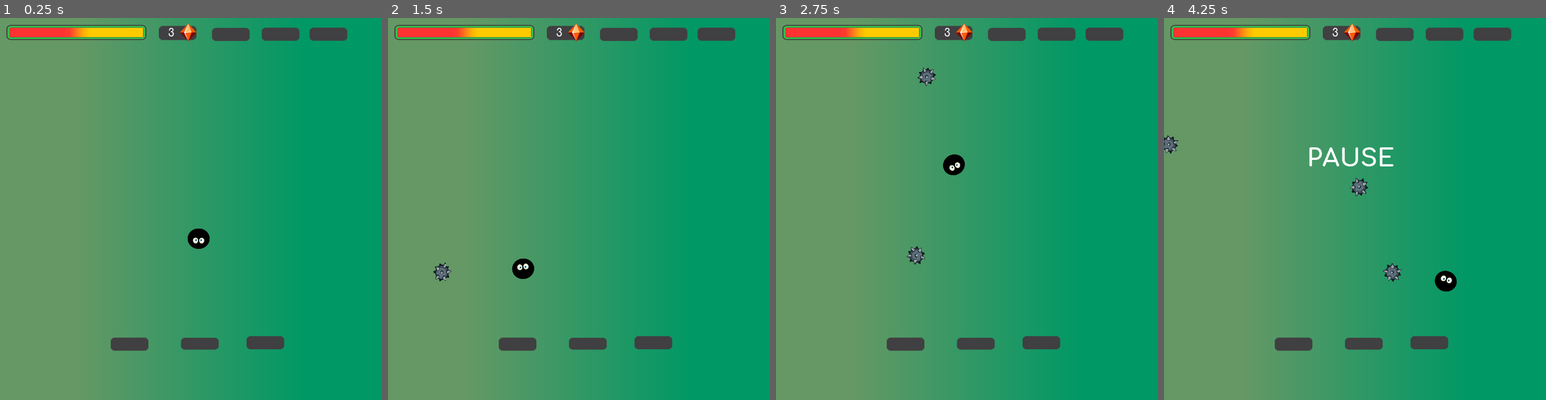
Above: before the commit, frames 1-4 (left to right).
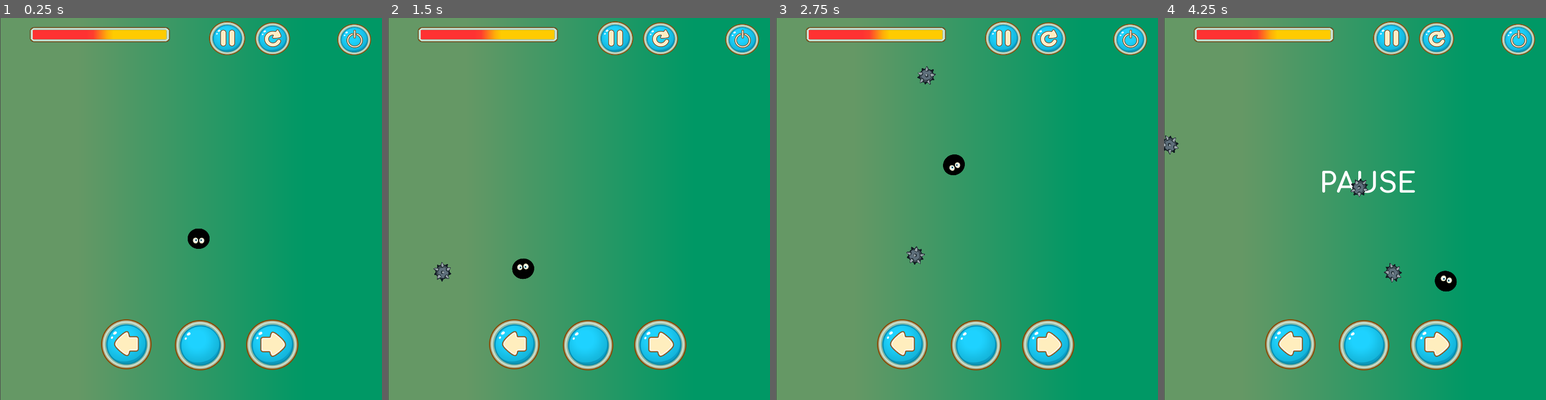
Above: after the commit, the same moments.

Repository: Rahisbel/Battle-Snake
Game: Godot game, scene res://Escenas/Main.tscn
The game is run twice, just before and just after one commit, with the same random seed, the same clock (stepped at 60 frames per second) and the same inputs. This scene is started directly instead of the project's main scene.
Inputs:
- Up to frame 1 (0.25 s): no input
- Up to frame 2 (1.5 s): hold Right (ui_right) 0.53-1.28 s; hold Z (back) from 1.28 s (still down)
- Up to frame 3 (2.75 s): release Z (back) at 2.03 s; hold Right (ui_right) from 2.03 s (still down)
- Up to frame 4 (4.25 s): release Right (ui_right) at 2.78 s; hold Up (ui_up) 2.78-3.53 s; hold Left (ui_left) from 3.53 s (still down); tap Space (pause) at 4.15 s

The runs differ from the first frame. In frame 1, 8.5% of the frame differs, in the area x 0-98%, y 0-100%; in frame 2, 8.6%; in frame 3, 8.7%; in frame 4, 9.7%.

Commit message:
barra terminada

Diff:
--- a/Escenas/Disparo.tscn
+++ b/Escenas/Disparo.tscn
@@ -18,6 +18,7 @@
 
 [node name="Disparo" type="RigidBody2D"]
 position = Vector2( 499.126, 280.228 )
+collision_mask = 0
 mass = 0.00102041
 gravity_scale = 0.0
 script = ExtResource( 1 )
@@ -34,7 +35,7 @@
 scale = Vector2( 0.306424, 0.319937 )
 frames = SubResource( 2 )
 animation = "bala"
-frame = 1
+frame = 2
 speed_scale = 2.0
 playing = true
 __meta__ = {
--- a/Escenas/Enemigo.tscn
+++ b/Escenas/Enemigo.tscn
@@ -17,7 +17,7 @@
 radius = 18.6905
 
 [node name="Enemigo" type="RigidBody2D"]
-collision_mask = 0
+collision_layer = 2
 gravity_scale = 0.0
 continuous_cd = 2
 contacts_reported = 1
@@ -31,7 +31,7 @@
 scale = Vector2( 0.102875, 0.110884 )
 frames = SubResource( 1 )
 animation = "1"
-frame = 1
+frame = 2
 speed_scale = 3.0
 playing = true
 flip_h = true
@@ -41,4 +41,6 @@
 rotation = 1.5708
 shape = SubResource( 2 )
 
+[node name="VisibilityNotifier2D" type="VisibilityNotifier2D" parent="."]
+
 [connection signal="body_entered" from="." to="." method="_on_Enemigo_body_entered"]
--- a/Escenas/GUI.tscn
+++ b/Escenas/GUI.tscn
@@ -14,23 +14,19 @@
 font_data = ExtResource( 6 )
 
 [node name="GUI" type="MarginContainer"]
-anchor_left = 0.08
-anchor_top = 0.019
-anchor_right = 0.08
-anchor_bottom = 0.019
-margin_left = -40.0
-margin_top = -0.300001
-margin_right = 227.0
-margin_bottom = 30.0
+margin_left = 64.0
+margin_top = 8.0
+margin_right = 286.0
+margin_bottom = 37.0
 script = ExtResource( 1 )
 
 [node name="HBoxContainer" type="HBoxContainer" parent="."]
-margin_right = 367.0
-margin_bottom = 40.0
+margin_right = 263.0
+margin_bottom = 37.0
 
 [node name="barras" type="VBoxContainer" parent="HBoxContainer"]
 margin_right = 263.0
-margin_bottom = 40.0
+margin_bottom = 37.0
 
 [node name="barra" type="HBoxContainer" parent="HBoxContainer/barras"]
 margin_right = 263.0
@@ -39,7 +35,7 @@
 [node name="contador" type="MarginContainer" parent="HBoxContainer/barras/barra"]
 visible = false
 margin_right = 89.81
-margin_bottom = 53.0
+margin_bottom = 40.0
 rect_min_size = Vector2( 89.81, 40 )
 
 [node name="progreso" type="TextureProgress" parent="HBoxContainer/barras/barra"]
@@ -50,21 +46,24 @@
 texture_progress = ExtResource( 3 )
 
 [node name="contadores" type="HBoxContainer" parent="HBoxContainer"]
+visible = false
 margin_left = 267.0
-margin_right = 367.0
-margin_bottom = 40.0
+margin_right = 267.0
+margin_bottom = 37.0
 
 [node name="contador" type="MarginContainer" parent="HBoxContainer/contadores"]
-margin_right = 100.0
-margin_bottom = 40.0
+visible = false
+margin_bottom = 37.0
 
 [node name="fondo" type="NinePatchRect" parent="HBoxContainer/contadores/contador"]
+visible = false
 margin_right = 100.0
 margin_bottom = 40.0
 rect_min_size = Vector2( 100, 40 )
 texture = ExtResource( 4 )
 
 [node name="icono" type="TextureRect" parent="HBoxContainer/contadores/contador/fondo"]
+visible = false
 margin_left = 45.6534
 margin_top = -6.19028
 margin_right = 95.6534
@@ -73,6 +72,7 @@
 stretch_mode = 4
 
 [node name="numero" type="Label" parent="HBoxContainer/contadores/contador/fondo"]
+visible = false
 anchor_left = 0.5
 anchor_right = 0.5
 anchor_bottom = 1.0
--- a/Escenas/Jugador.tscn
+++ b/Escenas/Jugador.tscn
@@ -6,7 +6,7 @@
 [sub_resource type="SpriteFrames" id=1]
 animations = [ {
 "frames": [ ExtResource( 2 ) ],
-"loop": true,
+"loop": false,
 "name": "jug",
 "speed": 5.0
 } ]
@@ -16,7 +16,9 @@
 
 [node name="Jugador" type="Area2D"]
 position = Vector2( 429.838, 238.883 )
+input_pickable = false
 gravity = 0.0
+collision_mask = 6
 script = ExtResource( 1 )
 __meta__ = {
 "_edit_group_": true
--- a/Escenas/Main.tscn
+++ b/Escenas/Main.tscn
@@ -7,10 +7,15 @@
 [ext_resource path="res://Imagenes/fondoo.png" type="Texture" id=5]
 [ext_resource path="res://Escenas/GUI.tscn" type="PackedScene" id=6]
 [ext_resource path="res://Escenas/Jugador.tscn" type="PackedScene" id=7]
-[ext_resource path="res://Imagenes/label_HP_bg.png" type="Texture" id=8]
-[ext_resource path="res://Scripts/pausa.gd" type="Script" id=9]
-[ext_resource path="res://Escenas/MenuPausa.tscn" type="PackedScene" id=10]
-[ext_resource path="res://font/Comfortaa-Bold.ttf" type="DynamicFontData" id=11]
+[ext_resource path="res://Imagenes/left.png" type="Texture" id=8]
+[ext_resource path="res://Imagenes/round.png" type="Texture" id=9]
+[ext_resource path="res://Imagenes/right.png" type="Texture" id=10]
+[ext_resource path="res://Imagenes/pause.png" type="Texture" id=11]
+[ext_resource path="res://Scripts/pausa.gd" type="Script" id=12]
+[ext_resource path="res://Escenas/MenuPausa.tscn" type="PackedScene" id=13]
+[ext_resource path="res://font/Comfortaa-Bold.ttf" type="DynamicFontData" id=14]
+[ext_resource path="res://Imagenes/leiva.png" type="Texture" id=15]
+[ext_resource path="res://Imagenes/restart.png" type="Texture" id=16]
 
 [sub_resource type="Curve2D" id=1]
 _data = {
@@ -18,8 +23,8 @@
 }
 
 [sub_resource type="DynamicFont" id=2]
-size = 45
-font_data = ExtResource( 11 )
+size = 50
+font_data = ExtResource( 14 )
 
 [node name="Main" type="Node"]
 script = ExtResource( 1 )
@@ -28,13 +33,13 @@
 Cuerpo = ExtResource( 4 )
 
 [node name="Sprite" type="Sprite" parent="."]
-position = Vector2( 353.318, 350.959 )
+position = Vector2( 353.948, 351.59 )
 scale = Vector2( 1.00857, 1.02562 )
 texture = ExtResource( 5 )
 
 [node name="GUI" parent="." instance=ExtResource( 6 )]
-margin_left = -48.0
-margin_top = -5.0
+margin_left = 51.0
+margin_top = 12.0
 margin_right = 224.0
 margin_bottom = 31.0
 
@@ -63,51 +68,57 @@
 one_shot = true
 
 [node name="left" type="TouchScreenButton" parent="."]
-position = Vector2( 186.954, 579.671 )
+position = Vector2( 183.017, 550.603 )
+scale = Vector2( 0.751491, 0.744599 )
 normal = ExtResource( 8 )
 
 [node name="shots" type="TouchScreenButton" parent="."]
-position = Vector2( 315.705, 580.476 )
-scale = Vector2( 1, 0.907438 )
-normal = ExtResource( 8 )
+position = Vector2( 318.16, 552.167 )
+scale = Vector2( 0.751491, 0.747682 )
+normal = ExtResource( 9 )
 
 [node name="right" type="TouchScreenButton" parent="."]
-position = Vector2( 435.764, 577.055 )
-normal = ExtResource( 8 )
+position = Vector2( 448.535, 551.084 )
+scale = Vector2( 0.780123, 0.749546 )
+normal = ExtResource( 10 )
 
 [node name="pause" type="TouchScreenButton" parent="."]
 pause_mode = 2
-position = Vector2( 372.484, 12.0983 )
-normal = ExtResource( 8 )
+position = Vector2( 381.572, 5.28203 )
+scale = Vector2( 0.538483, 0.502981 )
+normal = ExtResource( 11 )
 
 [node name="pausa" type="Node" parent="."]
 pause_mode = 2
-script = ExtResource( 9 )
-MenuPausa = ExtResource( 10 )
+editor/display_folded = true
+script = ExtResource( 12 )
+MenuPausa = ExtResource( 13 )
 
 [node name="Label" type="Label" parent="pausa"]
-margin_left = 262.471
-margin_top = 231.713
-margin_right = 423.471
-margin_bottom = 282.713
+margin_left = 284.571
+margin_top = 274.684
+margin_right = 461.571
+margin_bottom = 331.684
 custom_fonts/font = SubResource( 2 )
 text = "PAUSE"
 align = 1
 
 [node name="leave" type="TouchScreenButton" parent="."]
-position = Vector2( 551.292, 11.6882 )
-normal = ExtResource( 8 )
+position = Vector2( 616.643, 9.84582 )
+scale = Vector2( 0.502981, 0.46748 )
+normal = ExtResource( 15 )
 
 [node name="restart" type="TouchScreenButton" parent="."]
-position = Vector2( 463.631, 11.6882 )
-normal = ExtResource( 8 )
+position = Vector2( 465.903, 7.14401 )
+scale = Vector2( 0.520732, 0.485231 )
+normal = ExtResource( 16 )
 
 [connection signal="cuerpo" from="Jugador" to="." method="_on_Jugador_cuerpo"]
 [connection signal="disparo" from="Jugador" to="." method="_on_Jugador_disparo"]
 [connection signal="health" from="Jugador" to="GUI" method="_on_Jugador_health"]
 [connection signal="hit" from="Jugador" to="." method="game_over"]
 [connection signal="localizacion" from="Jugador" to="." method="_on_Jugador_localizacion"]
-[connection signal="vida" from="Jugador" to="GUI" method="_on_Jugador_vida"]
+[connection signal="vida" from="Jugador" to="." method="_on_Jugador_vida"]
 [connection signal="timeout" from="TimerEnemigo" to="." method="_on_TimerEnemigo_timeout"]
 [connection signal="timeout" from="Inicio" to="." method="_on_Inicio_timeout"]
 [connection signal="pressed" from="left" to="Jugador" method="_on_left_pressed"]
--- a/Escenas/Menu.tscn
+++ b/Escenas/Menu.tscn
@@ -1,17 +1,22 @@
-[gd_scene load_steps=6 format=2]
+[gd_scene load_steps=7 format=2]
 
 [ext_resource path="res://Scripts/Menu.gd" type="Script" id=1]
 [ext_resource path="res://Escenas/Main.tscn" type="PackedScene" id=2]
-[ext_resource path="res://font/Comfortaa-Bold.ttf" type="DynamicFontData" id=3]
-[ext_resource path="res://Imagenes/label_HP_bg.png" type="Texture" id=4]
+[ext_resource path="res://Imagenes/fondoo.png" type="Texture" id=3]
+[ext_resource path="res://font/Comfortaa-Bold.ttf" type="DynamicFontData" id=4]
+[ext_resource path="res://Imagenes/oval.png" type="Texture" id=5]
 
 [sub_resource type="DynamicFont" id=1]
 size = 60
-font_data = ExtResource( 3 )
+font_data = ExtResource( 4 )
 
 [node name="Menu" type="CanvasLayer"]
 script = ExtResource( 1 )
 Main = ExtResource( 2 )
+
+[node name="Sprite" type="Sprite" parent="."]
+position = Vector2( 352.457, 349.806 )
+texture = ExtResource( 3 )
 
 [node name="Mensaje" type="Label" parent="."]
 anchor_left = 0.5
@@ -24,14 +29,14 @@
 text = "Battle Snake"
 
 [node name="start" type="TouchScreenButton" parent="."]
-position = Vector2( 276.163, 287.321 )
-scale = Vector2( 1.6137, 2.0555 )
-normal = ExtResource( 4 )
+position = Vector2( 278.84, 297.849 )
+scale = Vector2( 1.31193, 1.82365 )
+normal = ExtResource( 5 )
 
 [node name="leave" type="TouchScreenButton" parent="."]
-position = Vector2( 278.953, 371.007 )
-scale = Vector2( 1.5858, 2.13089 )
-normal = ExtResource( 4 )
+position = Vector2( 283.663, 424.147 )
+scale = Vector2( 1.26629, 1.90675 )
+normal = ExtResource( 5 )
 
 [connection signal="pressed" from="start" to="." method="_on_start_pressed"]
 [connection signal="pressed" from="leave" to="." method="_on_leave_pressed"]
--- a/Scripts/Enemigo.gd
+++ b/Scripts/Enemigo.gd
@@ -18,3 +18,6 @@
 	hide()
 	emit_signal("col") # colision del disparo con el enemigo
 	$CollisionShape2D.set_deferred("disabled", true) # esto evita que la señal se emita varias veces
+
+func _on_VisibilityNotifier2D_screen_exited():
+	queue_free() #Elimina los enemigos al salir de la pantalla
--- a/Scripts/GUI.gd
+++ b/Scripts/GUI.gd
@@ -16,9 +16,3 @@
 
 func actualizar_health(new_value):
 	bar.value = new_value
-
-func _on_Jugador_vida(vida):
-	actualizar_vida(vida)
-
-func actualizar_vida(new_value):
-	number_label.text = str(new_value)
--- a/Scripts/Jugador.gd
+++ b/Scripts/Jugador.gd
@@ -24,7 +24,7 @@
 #warning-ignore:unused_class_variable
 var health = max_health
 #warning-ignore:unused_class_variable
-var vida = 3
+var vida = 0
 var left  = false
 var shots = false
 var right = false
@@ -47,6 +47,7 @@
 	if Input.is_action_just_pressed("ui_up") or shots:
 		emit_signal("disparo", rotation, position,velocity)
 
+
 	if velocity.length() > 0:
 		$AnimatedSprite.play()
 
@@ -59,22 +60,24 @@
 	emit_signal("cuerpo",rotation,position,velocity)
 
 	# Evita que se salga de la pantalla
-
 	position.x = clamp(position.x, 0, screen_size.x)
 	position.y = clamp(position.y, 0, screen_size.y)
 
 	# Detecta la colisión
 func _on_Jugador_body_entered(body):
-	#hide() esconde el jugador cuando colisiona
+
 	max_health -= 5;
 	emit_signal("health",max_health)
-#	if max_health == 0:
+	if max_health == 0:
+		emit_signal("vida",max_health)
+	#hide() esconde el jugador cuando colisiona
+
 #		vida -= 1;
 #		emit_signal("vida",vida)
 #		position.x = 370.776
 #		position.y = 350.711
 #		max_health=100;
-	#emit_signal("hit")  # emite la señal de la colisión
+	#emit_signal("hit)  # emite la señal de la colisión
 	#$CollisionShape2D.set_deferred("disabled", true) # esto evita que la señal se emita varias veces
 
 func start(pos): # cuando comience un juego nuevo
--- a/Scripts/Main.gd
+++ b/Scripts/Main.gd
@@ -16,12 +16,6 @@
 	enemigos.resize(maxEnem)
 	randomize() # genera números aleatorios
 	new_game()
-
-func game_over():
-	if $Jugador.max_health == 0:
-		print("cero")
-		$TimerEnemigo.stop()
-	pass
 
 func new_game():
 	score = 0
@@ -100,3 +94,9 @@
 
 func _on_restart_pressed():
 	new_game()
+
+func _on_Jugador_vida(max_health):
+	if max_health == 0:
+		print("hhh")
+		get_tree().change_scene_to(Cuerpo)
+		#get_tree().paused = true
--- a/Scripts/Menu.gd
+++ b/Scripts/Menu.gd
@@ -11,12 +11,12 @@
 	$Mensaje.show()
 	pass
 
-#func game_over():
-#	mensaje("GAME OVER")
-#	yield($tiempo,"timeout")
-#	$start.show()
-#	$Mensaje.text = "Battle Snake"
-#	$Mensaje.show()
+func game_over():
+	mensaje("GAME OVER")
+	#yield($tiempo,"timeout")
+	$start.show()
+	$Mensaje.text = "Battle Snake"
+	$Mensaje.show()
 
 func _on_start_pressed():
 	get_tree().change_scene_to(Main)
Not shown: 1 places in Escenas/Main.tscn that only renumber resources
Binary file added: Imagenes/button oval.png
Not shown, added: Imagenes/button oval.png.import
Binary file added: Imagenes/dire.png
Not shown, added: Imagenes/dire.png.import
Binary file added: Imagenes/left.png
Not shown, added: Imagenes/left.png.import
Binary file added: Imagenes/leiva.png
Not shown, added: Imagenes/leiva.png.import
Binary file changed: Imagenes/lifebar_bg.png
Binary file added: Imagenes/no sonid.png
Not shown, added: Imagenes/no sonid.png.import
(and 21 more such lines)
